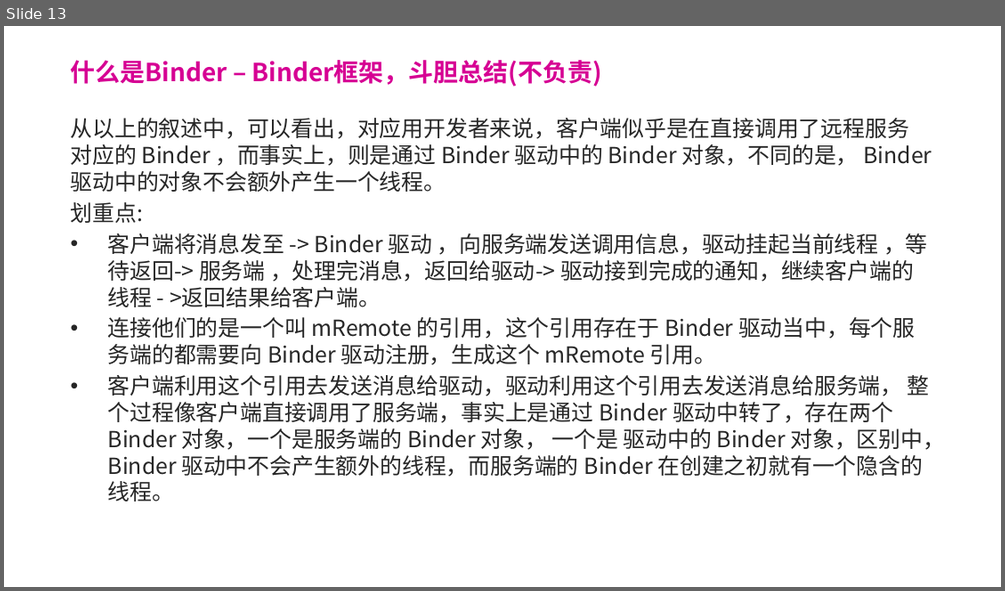
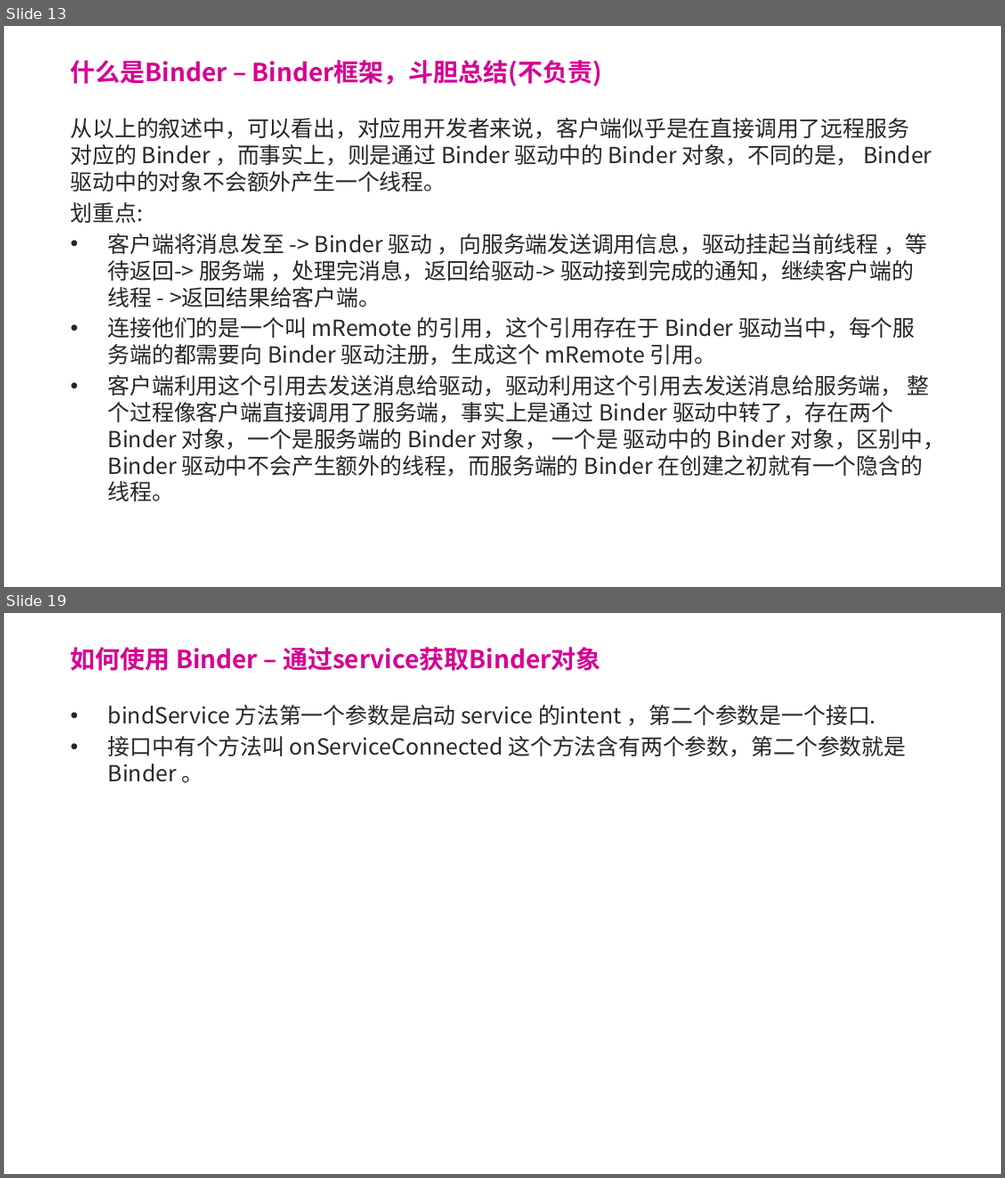
Before and after one commit to forsail/Study, a slide deck: notes/binder/binder简介.pptx. Shown one above the other, each under a label of ours: slide 13 before the commit, slides 13 and 19 after it; the slides between them are not shown. The pictures are 1005x591 and 1005x1178 pixels, drawn with LibreOffice and Linux fonts; fonts in the diff are those of the drawing; background and template pictures are left out. Boxes give left, top, right and bottom in pixels: in the first picture for what was removed or moved away, otherwise in the second. Text is boxed around its words. In the diff, an @@ line names an element or a change of style, - is before the commit and + after.

Commit message:
[ binder  ]  ppt

```diff
--- a/notes/binder/binder简介.pptx
+++ b/notes/binder/binder简介.pptx
@@ slide 19 added at <box>4,613,1001,1174</box>, background picture (left out) @@
@@ title added at <box>71,647,601,671</box>, 18 pt, text #D60093, bold @@
+如何使用 Binder – 通过service获取Binder对象
@@ text added at <box>108,705,906,783</box>, 16 pt, text #262626 @@
+• bindService 方法第一个参数是启动 service 的intent ，第二个参数是一个接口.
+• 接口中有个方法叫 onServiceConnected 这个方法含有两个参数，第二个参数就是 Binder 。
```
Also in this commit, not shown: 1 slide changed, 6 other slides added, 2 slides removed.
